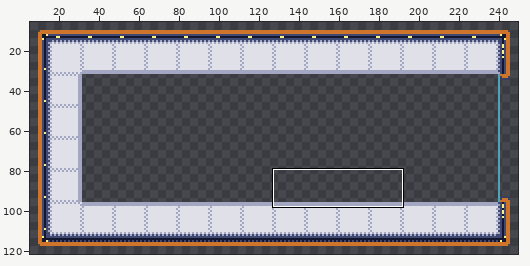
Sprite sheet -- Chaos/Assets/Resources/Spaceship_Test.png. Above: a wide view before the commit, with the close-up outlined.
Close-up. Before the edit:
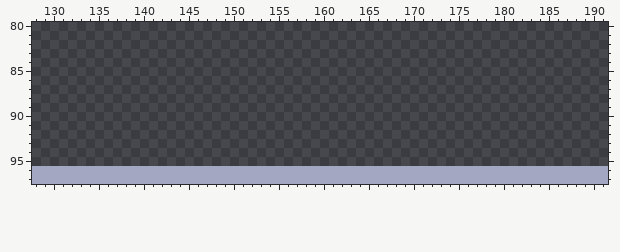
The file is 256x256 pixels. Shown: x 128..191, y 80..97. The wide view leaves out empty margins.
And afterwards:
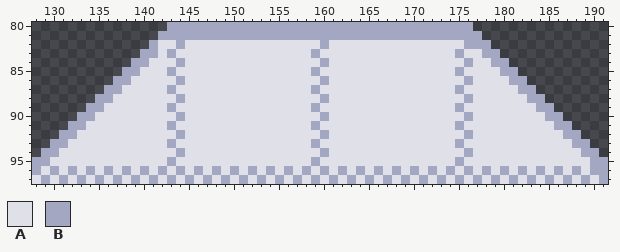
Palette (. is transparent): A #dfe0e8  B #a3a7c2
Difference:
y 80: x 143..176 .................................. -> BBBBBBBBBBBBBBBBBBBBBBBBBBBBBBBBBB
y 81: x 142..177 .................................... -> BBBBBBBBBBBBBBBBBBBBBBBBBBBBBBBBBBBB
y 82: x 141..178 ...................................... -> BAABAAAAAAAAAAAAAAABAAAAAAAAAAAAAAABBB
y 83: x 140..179 ........................................ -> BBABAAAAAAAAAAAAAAABAAAAAAAAAAAAAAABAABB
y 84: x 139..180 .......................................... -> BBAAABAAAAAAAAAAAAAAABAAAAAAAAAAAAAAABAABB
y 85: x 138..181 ............................................ -> BBAAABAAAAAAAAAAAAAAABAAAAAAAAAAAAAAABAAAABB
y 86: x 137..182 .............................................. -> BBAAAAABAAAAAAAAAAAAAAABAAAAAAAAAAAAAAABAAAABB
y 87: x 136..183 ................................................ -> BBAAAAABAAAAAAAAAAAAAAABAAAAAAAAAAAAAAABAAAAAABB
y 88: x 135..184 .................................................. -> BBAAAAAAABAAAAAAAAAAAAAAABAAAAAAAAAAAAAAABAAAAAABB
y 89: x 134..185 .................................................... -> BBAAAAAAABAAAAAAAAAAAAAAABAAAAAAAAAAAAAAABAAAAAAAABB
y 90: x 133..186 ...................................................... -> BBAAAAAAAAABAAAAAAAAAAAAAAABAAAAAAAAAAAAAAABAAAAAAAABB
y 91: x 132..187 ........................................................ -> BBAAAAAAAAABAAAAAAAAAAAAAAABAAAAAAAAAAAAAAABAAAAAAAAAABB
y 92: x 131..188 .......................................................... -> BBAAAAAAAAAAABAAAAAAAAAAAAAAABAAAAAAAAAAAAAAABAAAAAAAAAABB
y 93: x 130..189 ............................................................ -> BBAAAAAAAAAAABAAAAAAAAAAAAAAABAAAAAAAAAAAAAAABAAAAAAAAAAAABB
y 94: x 129..190 .............................................................. -> BBAAAAAAAAAAAAABAAAAAAAAAAAAAAABAAAAAAAAAAAAAAABAAAAAAAAAAAABB
y 95: x 128..191 ................................................................ -> BBAAAAAAAAAAAAABAAAAAAAAAAAAAAABAAAAAAAAAAAAAAABAAAAAAAAAAAAAABB
y 96: x 129 B -> A; x 131 B -> A; x 133 B -> A; x 135 B -> A; x 137 B -> A; x 139 B -> A; x 141 B -> A; x 143 B -> A; x 145 B -> A; x 147 B -> A; x 149 B -> A; x 151 B -> A; x 153 B -> A; x 155 B -> A; x 157 B -> A; x 159 B -> A; x 161 B -> A; x 163 B -> A; x 165 B -> A; x 167 B -> A; x 169 B -> A; x 171 B -> A; x 173 B -> A; x 175 B -> A; x 177 B -> A; x 179 B -> A; x 181 B -> A; x 183 B -> A; x 185 B -> A; x 187 B -> A; x 189 B -> A
y 97: x 128 B -> A; x 130 B -> A; x 132 B -> A; x 134 B -> A; x 136 B -> A; x 138 B -> A; x 140 B -> A; x 142 B -> A; x 144 B -> A; x 146 B -> A; x 148 B -> A; x 150 B -> A; x 152 B -> A; x 154 B -> A; x 156 B -> A; x 158 B -> A; x 160 B -> A; x 162 B -> A; x 164 B -> A; x 166 B -> A; x 168 B -> A; x 170 B -> A; x 172 B -> A; x 174 B -> A; x 176 B -> A; x 178 B -> A; x 180 B -> A; x 182 B -> A; x 184 B -> A; x 186 B -> A; x 188 B -> A; x 190 B -> A
Changed places in both close-ups, as pixel boxes (x1, y1, x2, y2):
changed: (32, 22, 608, 184)
